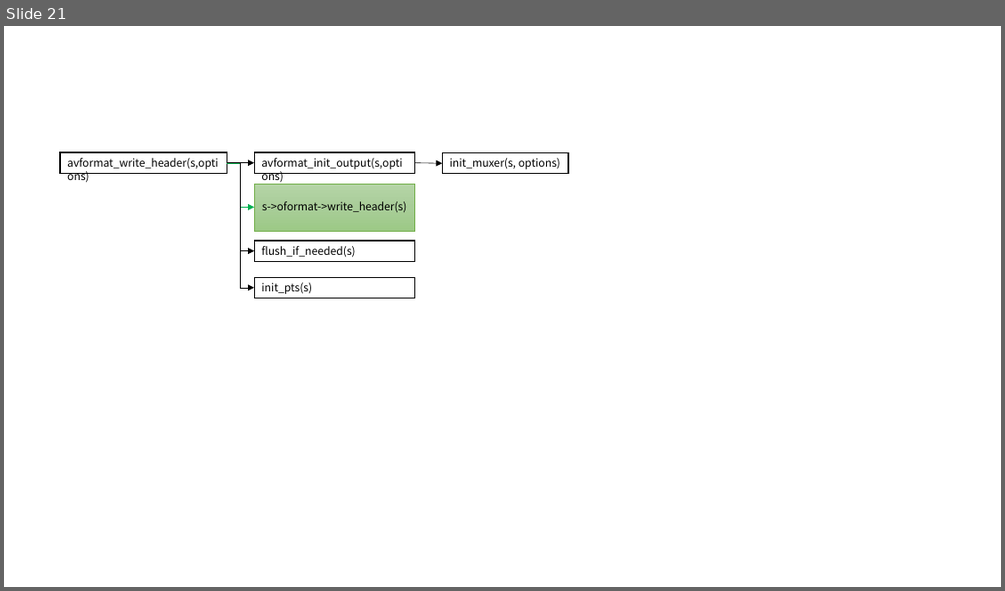
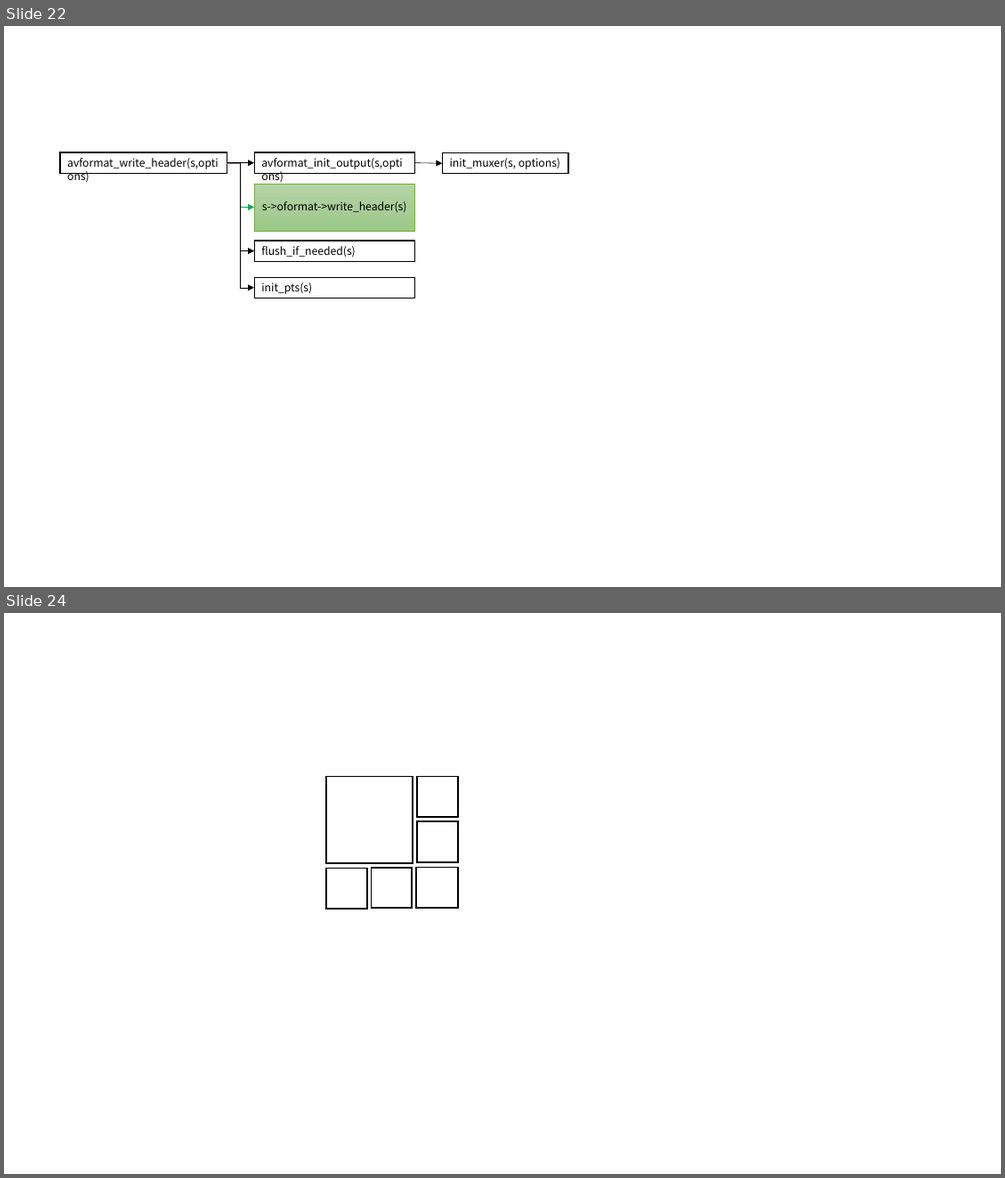
Before and after one commit to mythsaber/Learning-Notes, a slide deck: 音视频编解码.pptx. Shown one above the other, each under a label of ours: slide 21 before the commit, slides 22 and 24 after it; the slides between them are not shown. The pictures are 1005x591 and 1005x1178 pixels, drawn with LibreOffice and Linux fonts; fonts in the diff are those of the drawing. Boxes give left, top, right and bottom in pixels: in the first picture for what was removed or moved away, otherwise in the second. Text is boxed around its words. In the diff, an @@ line names an element or a change of style, - is before the commit and + after.

```diff
--- a/音视频编解码.pptx
+++ b/音视频编解码.pptx
@@ slide 24 added at [4,613,1001,1174], background #FFFFFF @@
@@ rectangle added at [326,776,413,863], fill #FFFFFF, outline #000000 1.5 pt @@
@@ rectangle added at [418,776,459,817], fill #FFFFFF, outline #000000 1.5 pt @@
@@ rectangle added at [418,821,459,863], fill #FFFFFF, outline #000000 1.5 pt @@
@@ rectangle added at [326,868,367,909], fill #FFFFFF, outline #000000 1.5 pt @@
@@ rectangle added at [372,868,412,908], fill #FFFFFF, outline #000000 1.5 pt @@
@@ rectangle added at [416,868,458,908], fill #FFFFFF, outline #000000 1.5 pt @@
@@ what was slide 21 is now slide 22 @@
```
Also in this commit, not shown: 1 slide changed, 2 other slides added, 11 other files.
